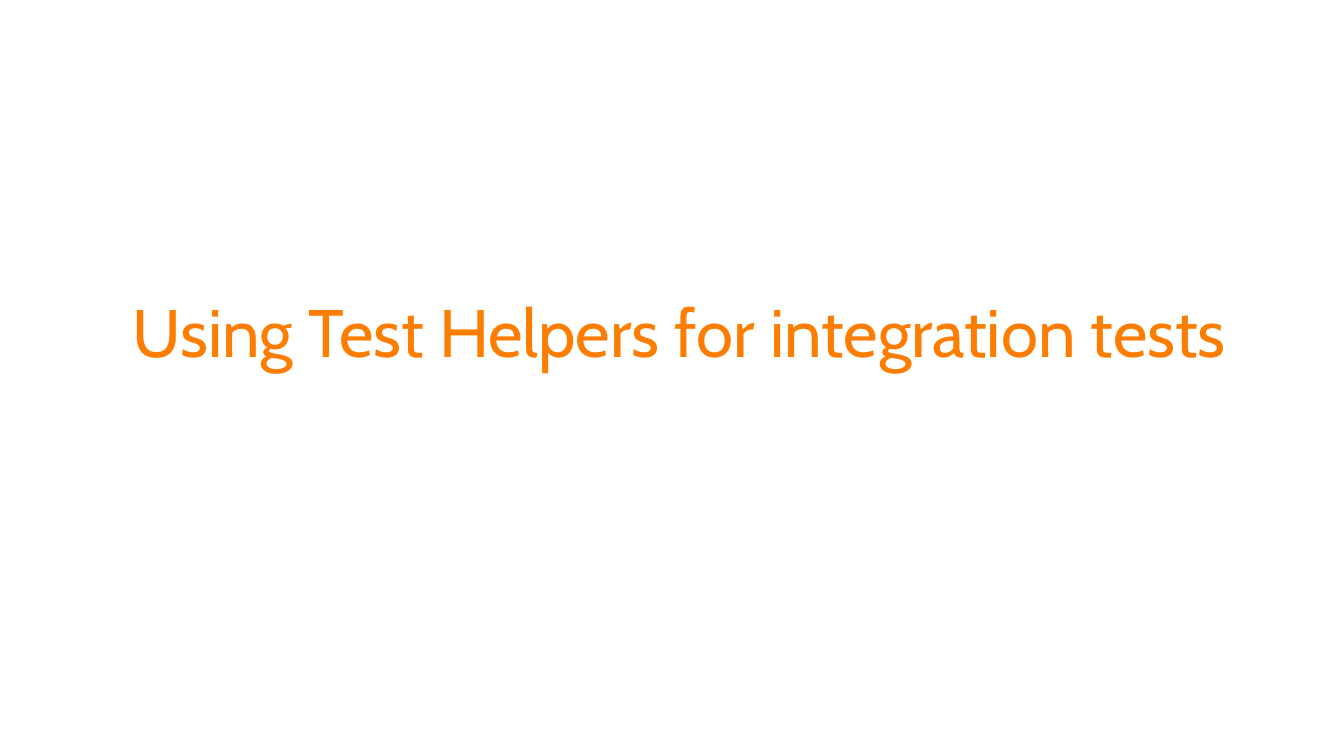
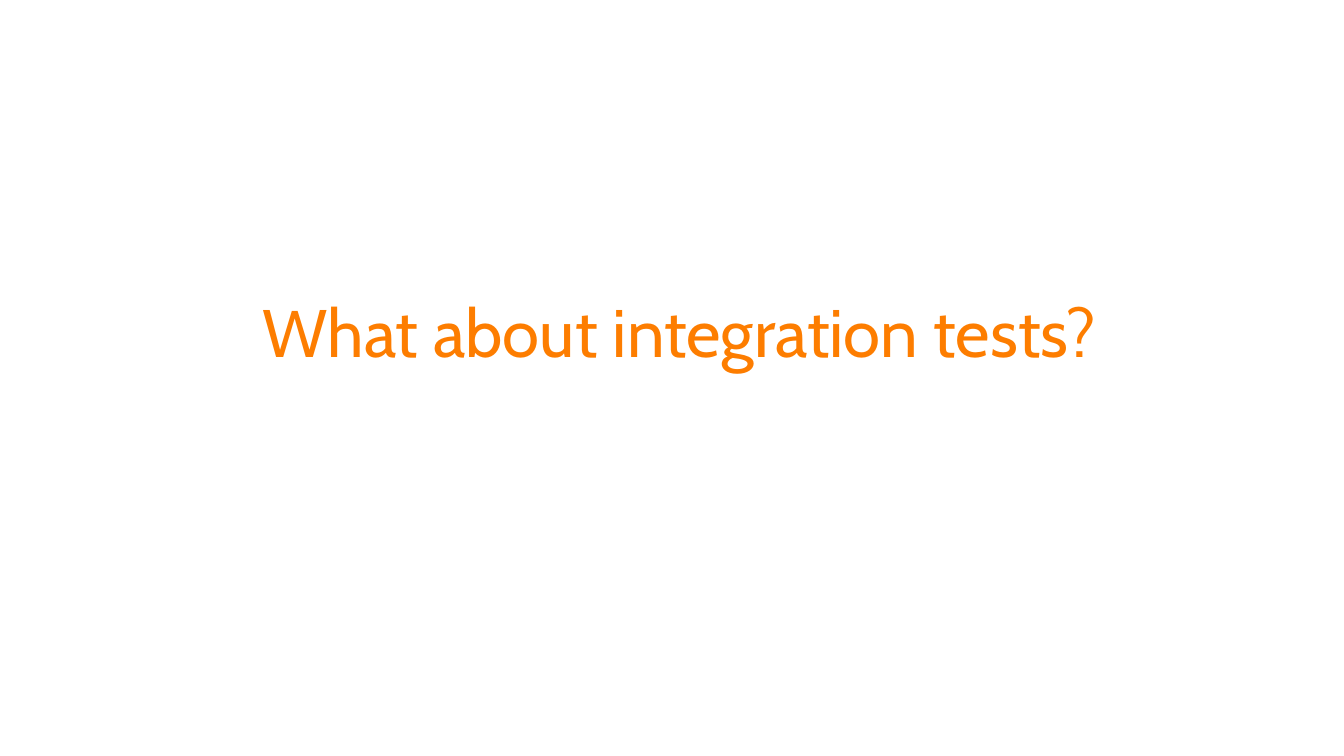
Before and after one commit to spetryjohnson/Talk-Patterns_of_Effective_Test_Setup, a slide deck: slide 54 of POETS - CodeMash 2017.pptx (slide 48 before the commit). Drawn at 1344x756 pixels with LibreOffice and Linux fonts; fonts in the diff are those of the drawing. Boxes give left, top, right and bottom in pixels: in the first picture for what was removed or moved away, otherwise in the second. Text is boxed around its words. In the diff, an @@ line names an element or a change of style, - is before the commit and + after.

```diff
--- a/POETS - CodeMash 2017.pptx
+++ b/POETS - CodeMash 2017.pptx
@@ title at bbox=[263, 306, 1097, 372]: text changed @@
-Using Test Helpers for integration tests
+What about integration tests?
```
Also in this commit, not shown: 2 other slides changed, 6 slides added, 22 slides removed, 1 other file.
